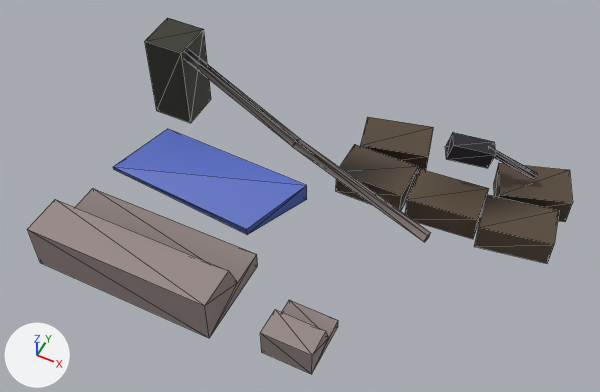
Two versions of the glTF model assets/decay.abandoned-checkpoint/model.lod2.glb, one commit apart.
Camera for both pictures: a camera (50 mm lens) standing at (2.72, -5.94, 7.8) and looking at (-0.17, -0.15, 0.56). The axes (+X, +Y, +Z) are drawn at lower left. The lights are the same throughout. The older version comes first. Mesh edges are drawn as thin lines. Where no turn or scale is listed for an object, it has been applied to the vertices. Vertices at exactly the same position are counted once.

The scene before the commit, as lines of its bpy script (objects in view):
```python
me_body_pal_khakiseam = bpy.data.meshes.new('body_pal_khakiSeam')
me_body_pal_khakiseam.from_pydata(...)  # 124 vertices, 196 faces; spans x -2.88..2.69, y -2.0..1.88, z 0.0..1.2
me_body_pal_khakiseam.materials.append(mat_pal_picketwhite)
ob_body_pal_picketwhite = bpy.data.objects.new('body_pal_picketWhite', me_body_pal_khakiseam)
ob_body_pal_picketwhite.location = (0.0, 0.0, 0.0)
```
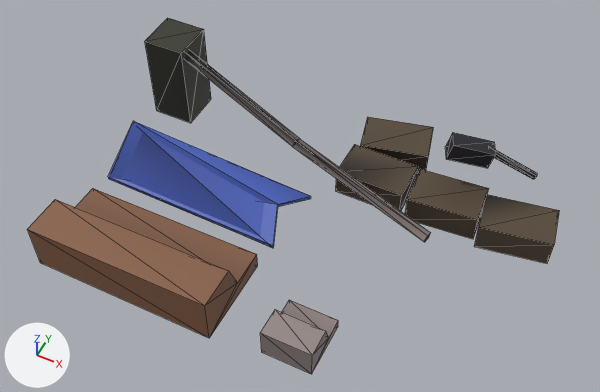
Changed parts and their boxes (x1, y1, x2, y2) in the pictures (600 x 392 px):
'body_pal_picketWhite', reshaped
    before: (27, 18, 573, 374)
    after: (27, 18, 559, 374)
part 1 of me_body_pal_khakiseam, rebuilt (20% taller)
    before: (113, 129, 307, 235)
    after: (108, 121, 311, 248)
part 2 of me_body_pal_khakiseam, deleted (brown)
    before: (494, 163, 573, 222)
part 3 of me_body_pal_khakiseam, recoloured (grey to brown)
    both: (27, 188, 258, 338)

The change, as a list of edits to the scene's bpy script:
```text
Change me_body_pal_khakiseam:
    used by ob_body_pal_picketwhite; location = (0.0, 0.0, 0.0)
    remove me_body_pal_khakiseam.from_pydata(...)  # 124 vertices, 196 faces; spans x -2.88..2.69, y -2.0..1.88, z 0.0..1.2
    add me_body_pal_khakiseam.from_pydata(...)  # 120 vertices, 192 faces; spans x -2.88..2.67, y -2.0..1.85, z 0.0..1.2
    me_body_pal_khakiseam part 1: the loose piece of 8 vertices spanning x -2.7..-0.25, y -0.6..0.39, z 0.08..0.38 is rebuilt with 12 vertices and now spans x -2.7..-0.25, y -0.6..0.4, z 0.02..0.74
    me_body_pal_khakiseam part 2: the loose piece of 8 vertices spanning x 1.71..2.69, y 1.1..1.88, z 0.0..0.36 is deleted
    me_body_pal_khakiseam part 3: 38 kept faces spanning x -2.65..2.58, y -2.0..1.5, z 0.0..1.1 get new vertex colours
```
